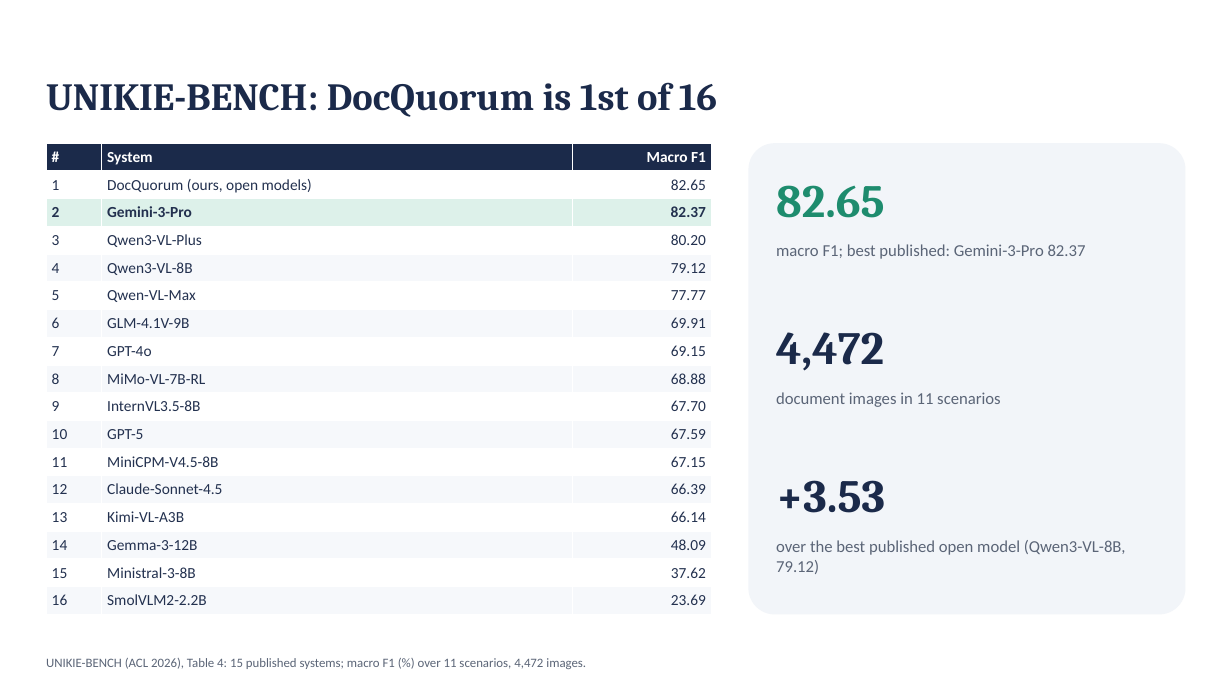
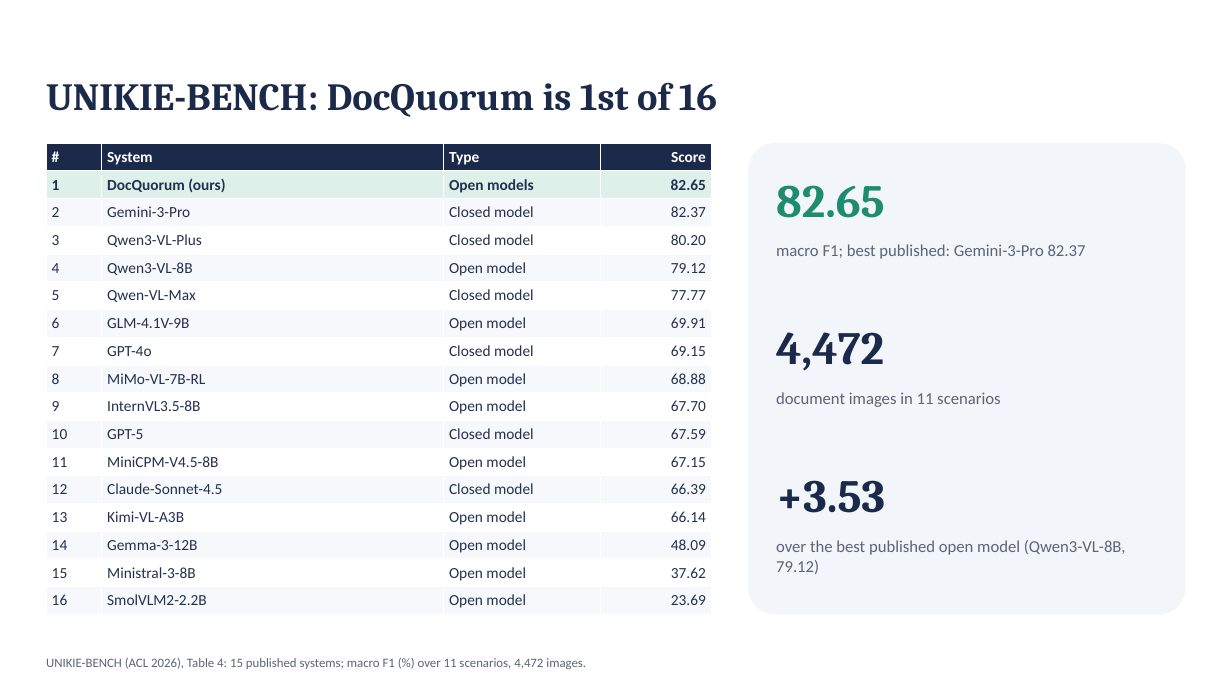
Before and after one commit to ashutoshdayal13/docquorum, a slide deck: slide 14 of ppt/flow/pptx-version/docquorum-flow.pptx. Drawn at 1232x693 pixels with LibreOffice and Linux fonts; fonts in the diff are those of the drawing. Boxes give left, top, right and bottom in pixels: in the first picture for what was removed or moved away, otherwise in the second. Text is boxed around its words. In the diff, an @@ line names an element or a change of style, - is before the commit and + after.

Commit message:
One design for every results table; charts of where DocQuorum leads
Every results table now has the same columns, in the flow deck, the
PowerPoint deck, README.md and TABLES.md: rank, system, type (open model,
closed model, commercial service, coding agent), score with a bar on a
0-100 scale, then the benchmark's own breakdown. Cost and speed are no
longer columns of some tables only: the six-benchmark summary carries
calls, dollars and seconds per document for every benchmark, the same
columns as the README's results table.

- docs/results/leaderboards.py: every benchmark's published systems and
  DocQuorum's result in one shape (rank, the best published system below
  DocQuorum, best open and closed model), shared by the deck and the
  tables generator. system-types.json: the kind of each LongArray-Extract
  and DocuBench system (the other benchmarks state it).
- Flow deck, results: the six-benchmark summary (score, place, ahead of,
  calls, $, s); each benchmark's six best systems; DocQuorum against the
  best published open model and the best closed model; cost per page and
  ExtractBench accuracy against cost; why a document costs little; the
  v1.4 speed-up as a chart. Complete tables moved to a final section.
- README: the results table generated with the same columns, the two
  charts, and a shorter cost-and-speed section; ExtractBench's pages are
  1 to 192 (was stated as 1-163).

```diff
--- a/ppt/flow/pptx-version/docquorum-flow.pptx
+++ b/ppt/flow/pptx-version/docquorum-flow.pptx
@@ table at (x1=46, y1=143, x2=712, y2=615) @@
-column 2: System | DocQuorum (ours, open models) | Gemini-3-Pro | Qwen3-VL-Plus | Qwen3-VL-8B | Qwen-VL-Max | GLM-4.1V-9B | GPT-4o | MiMo-VL-7B-RL | InternVL3.5-8B | GPT-5 | MiniCPM-V4.5-8B | Claude-Sonnet-4.5 | Kimi-VL-A3B | Gemma-3-12B | Ministral-3-8B | SmolVLM2-2.2B
-column 3: Macro F1 | 82.65 | 82.37 | 80.20 | 79.12 | 77.77 | 69.91 | 69.15 | 68.88 | 67.70 | 67.59 | 67.15 | 66.39 | 66.14 | 48.09 | 37.62 | 23.69
+column 2: System | DocQuorum (ours) | Gemini-3-Pro | Qwen3-VL-Plus | Qwen3-VL-8B | Qwen-VL-Max | GLM-4.1V-9B | GPT-4o | MiMo-VL-7B-RL | InternVL3.5-8B | GPT-5 | MiniCPM-V4.5-8B | Claude-Sonnet-4.5 | Kimi-VL-A3B | Gemma-3-12B | Ministral-3-8B | SmolVLM2-2.2B
+column 3: Type | Open models | Closed model | Closed model | Open model | Closed model | Open model | Closed model | Open model | Open model | Closed model | Open model | Closed model | Open model | Open model | Open model | Open model
+column 4: Score | 82.65 | 82.37 | 80.20 | 79.12 | 77.77 | 69.91 | 69.15 | 68.88 | 67.70 | 67.59 | 67.15 | 66.39 | 66.14 | 48.09 | 37.62 | 23.69
```
Also in this commit, not shown: 1 other slide changed, 13 other files.
